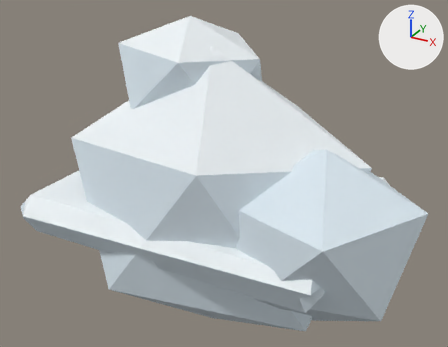
Two versions of the glTF model Models/winter/snow_bank_cover.glb, one commit apart.
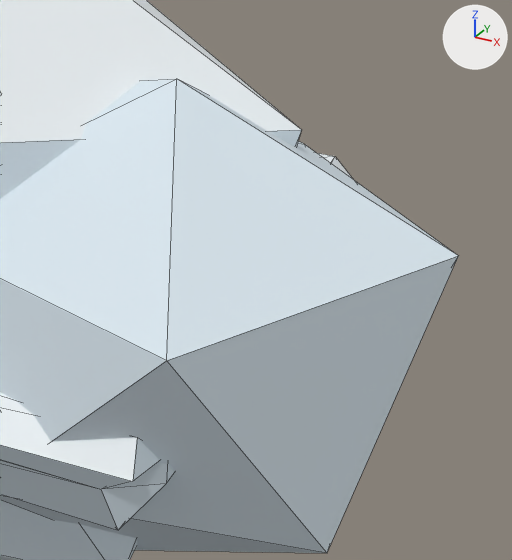
Each version is shown whole from a 50 mm lens placed at (0.976, -1.698, 1.026), pointed at (0.029, 0.025, 0.165), then close up on the part from 59% to 100% of the width and 35% to 93% of the height. Lighting does not change. The marker at upper right points along +X, +Y and +Z. The first two pictures are the older version. The close-ups show mesh edges as thin lines. Vertices at exactly the same position are counted once.

Names of what the first close-up shows: 'snow_bank_cover'.
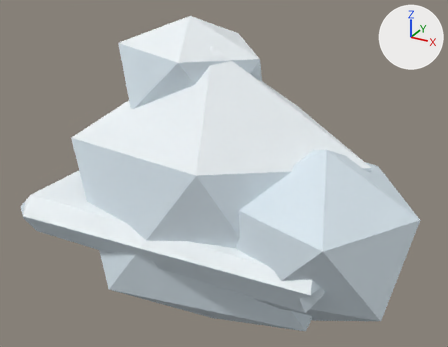
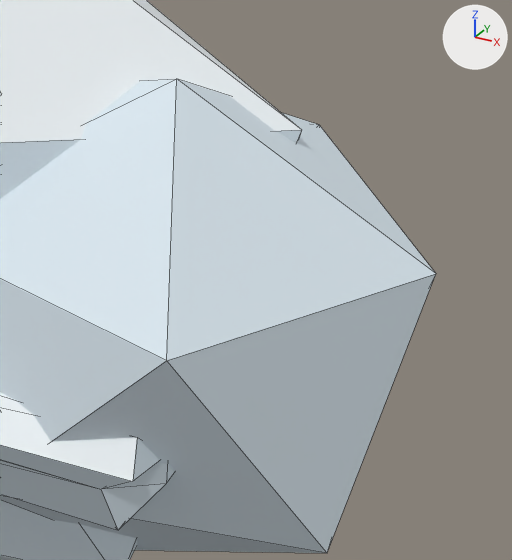
The change, as JSON lines over the scene's bpy script:
```json
{"block": "me_snow_bank_cover", "where": "# used by ob_snow_bank_cover; location = (0.0, 0.0, 0.0)"}
{"op": "remove", "block": "me_snow_bank_cover", "code": "me_snow_bank_cover.from_pydata(...)  # 72 vertices, 124 faces; spans x -0.709..0.742, y -0.413..0.416, z -0.417..0.682"}
{"op": "add", "block": "me_snow_bank_cover", "code": "me_snow_bank_cover.from_pydata(...)  # 72 vertices, 124 faces; spans x -0.709..0.716, y -0.413..0.416, z -0.417..0.682"}
{"block": "me_snow_bank_cover", "change": "me_snow_bank_cover part 1"}
{"op": "set", "path": "me_snow_bank_cover.vertices[53].co", "old": "(0.506, 0.164, 0.213)", "new": "(0.532, 0.118, 0.26)", "note": "pixel (304, 144) -> pixel (319, 124)"}
{"op": "set", "path": "me_snow_bank_cover.vertices[54].co", "old": "(0.742, -0.137, 0.26)", "new": "(0.716, -0.091, 0.213)", "note": "pixel (458, 255) -> pixel (436, 273)"}
```

Where the change shows, as pixel boxes (x1, y1, x2, y2) in the close-ups (512 x 560 px; the box of a moved part takes in the faces that stretch with it):
```json
{"object": "snow_bank_cover", "change": "reshaped", "before": [0, 0, 458, 560], "after": [0, 0, 436, 560]}
{"part": 1, "of": "me_snow_bank_cover", "change": "moved or reshaped", "before": [167, 79, 458, 552], "after": [167, 79, 436, 552]}
```
